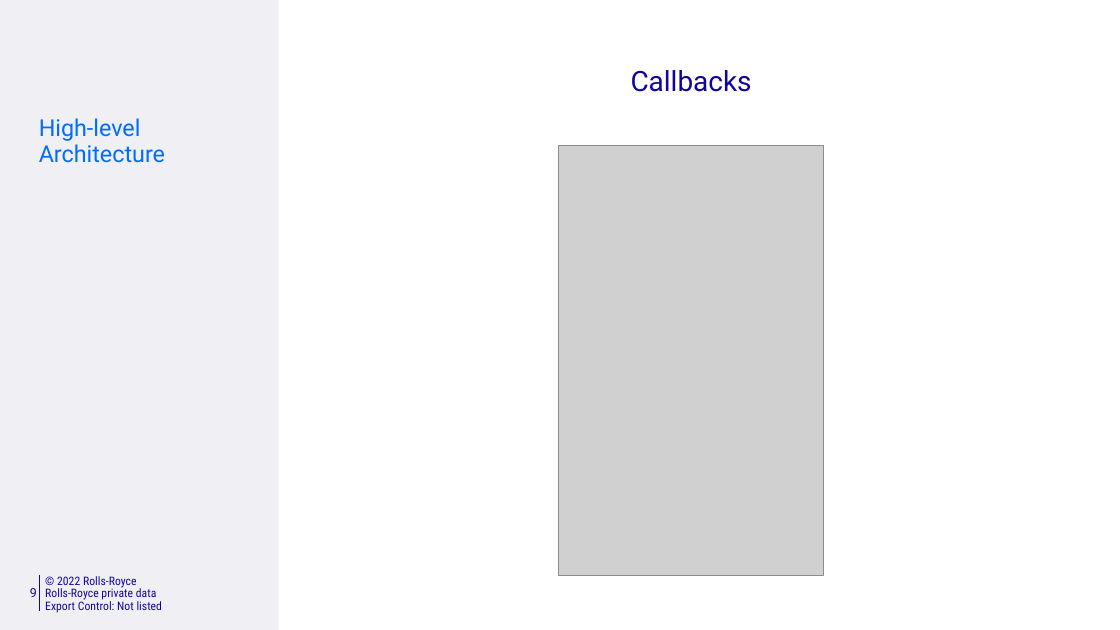
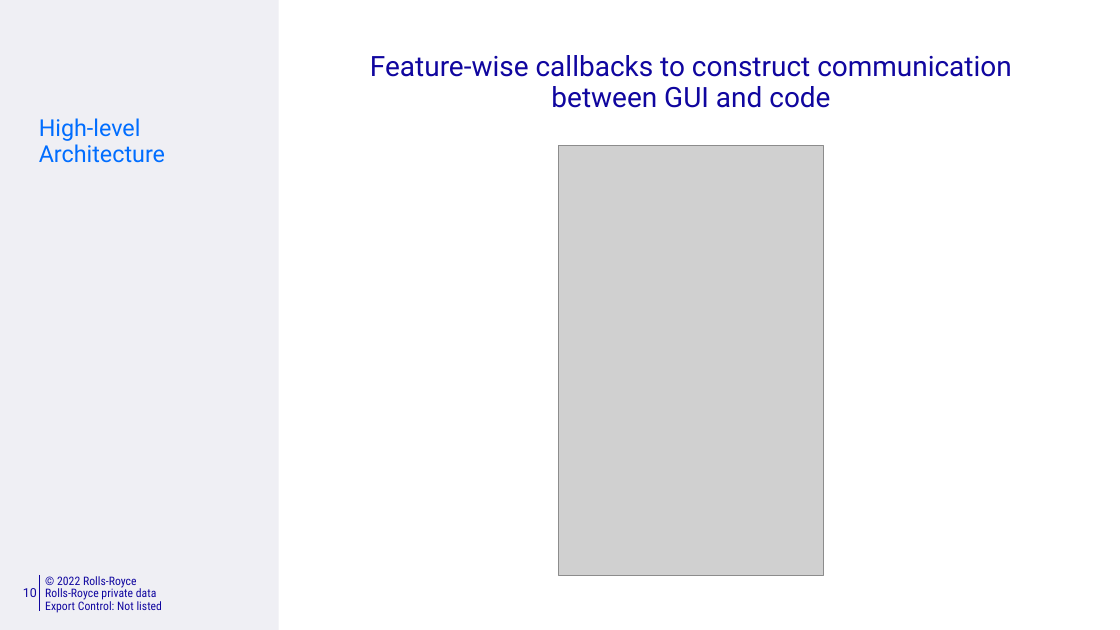
Before and after one commit to killingbear999/IPSOMEDT_Marine, a slide deck: slide 10 of notes/IPSOMEDT Marine_MATLAB discussion.pptx (slide 9 before the commit). Drawn at 1120x630 pixels with LibreOffice and Linux fonts; fonts in the diff are those of the drawing; grey boxes stand for pictures; background and template pictures are left out. Boxes give left, top, right and bottom in pixels: in the first picture for what was removed or moved away, otherwise in the second. Text is boxed around its words. In the diff, an @@ line names an element or a change of style, - is before the commit and + after.

```diff
--- a/notes/IPSOMEDT Marine_MATLAB discussion.pptx
+++ b/notes/IPSOMEDT Marine_MATLAB discussion.pptx
@@ title at bbox=[370, 55, 1012, 108]: text changed @@
-Callbacks
+Feature-wise callbacks to construct communication between GUI and code
@@ page number at bbox=[23, 588, 37, 597]: text changed @@
-9
+10
```
Also in this commit, not shown: 8 other slides changed, 2 slides added, 1 other file.
